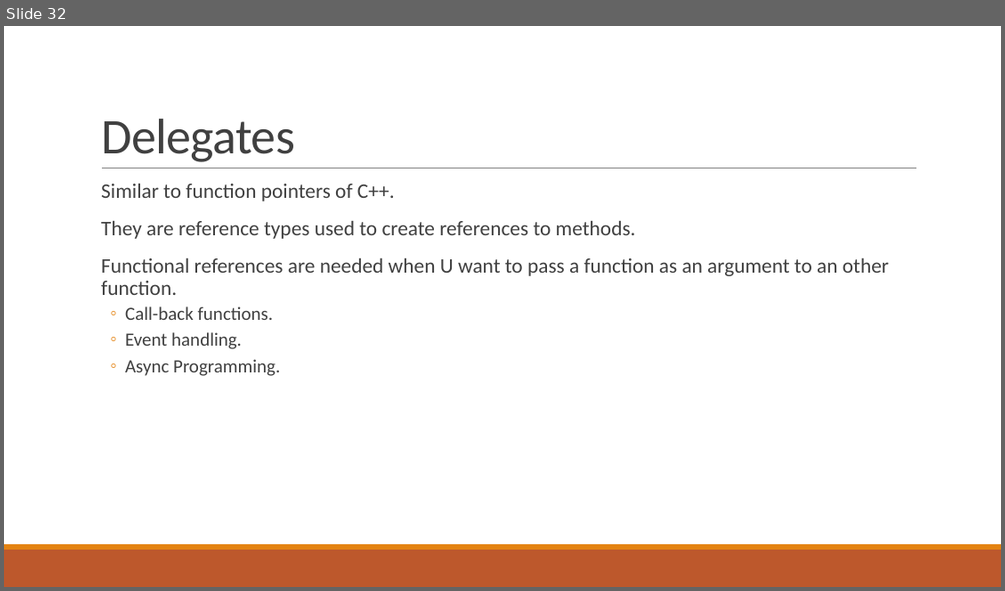
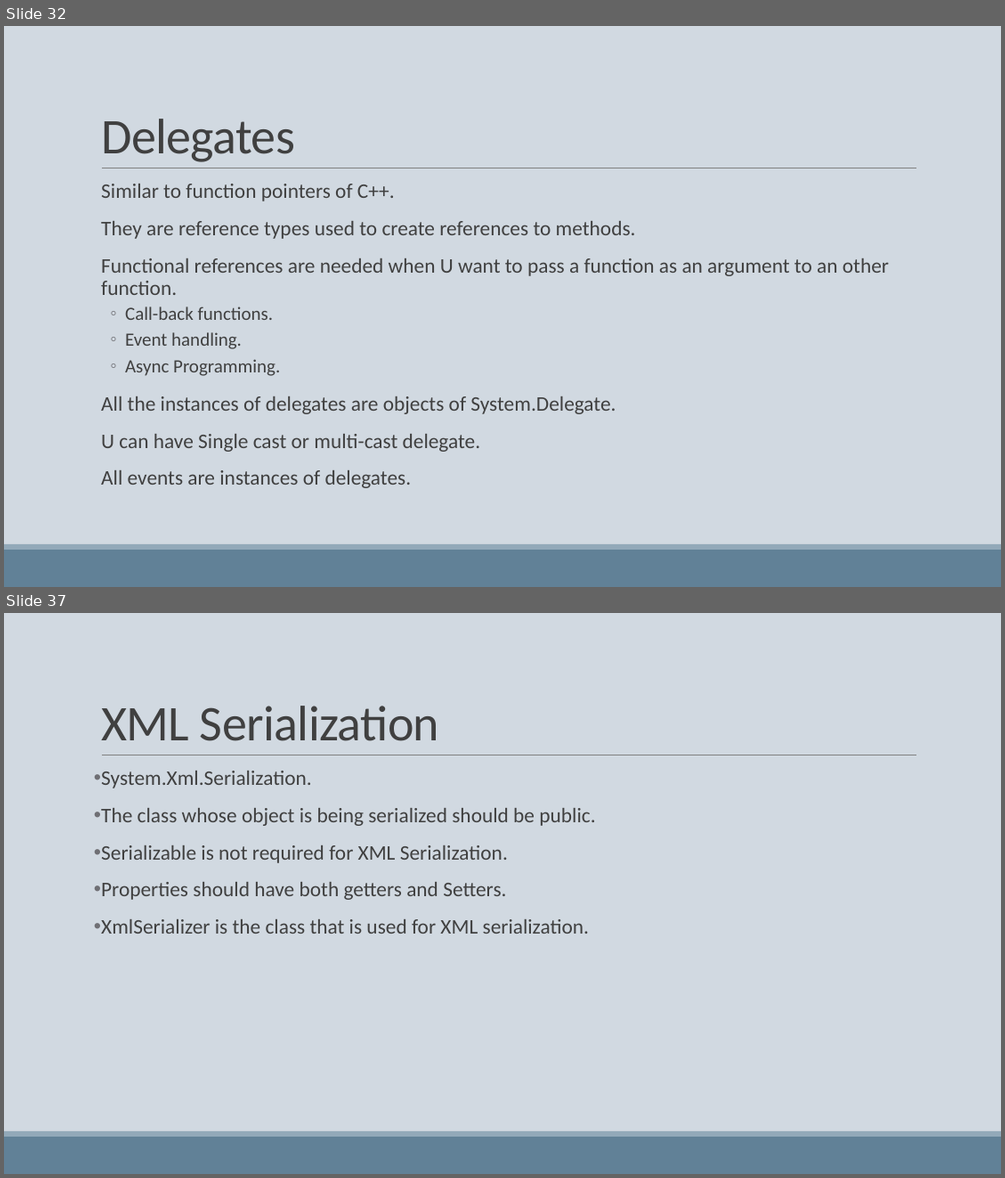
Before and after one commit to phani-rajbn/Nichi-In, a slide deck: MS-net.pptx. Shown one above the other, each under a label of ours: slide 32 before the commit, slides 32 and 37 after it; the slides between them are not shown. The pictures are 1005x591 and 1005x1178 pixels, drawn with LibreOffice and Linux fonts; fonts in the diff are those of the drawing. Boxes give left, top, right and bottom in pixels: in the first picture for what was removed or moved away, otherwise in the second. Text is boxed around its words. In the diff, an @@ line names an element or a change of style, - is before the commit and + after.

```diff
--- a/MS-net.pptx
+++ b/MS-net.pptx
@@ slide 37 added at box(4, 613, 1001, 1174), background #D1D9E1; not listed: 3 template elements that a slide beside it also shows @@
@@ title added at box(101, 706, 439, 741), 48 pt, text #404040 @@
+XML Serialization
@@ text added at box(101, 771, 595, 933), 20 pt, text #404040 @@
+• System.Xml.Serialization.
+• The class whose object is being serialized should be public.
+• Serializable is not required for XML Serialization.
+• Properties should have both getters and Setters.
+• XmlSerializer is the class that is used for XML serialization.
@@ slide 32 changed as well @@
@@ background #FFFFFF to #D1D9E1 @@
@@ text at box(101, 184, 889, 376): bullet colour #E48312 to #6F6F74 @@
@@ text at box(101, 396, 615, 488): paragraphs added @@
+  All the instances of delegates are objects of System.Delegate.
+  U can have Single cast or multi-cast delegate.
+  All events are instances of delegates.
@@ rectangle at box(4, 549, 1001, 587): fill #BD582C to #618197 @@
@@ rectangle at box(4, 544, 1001, 549): fill #E48312 to #92A9B9 @@
```
Also in this commit, not shown: 31 other slides changed, 4 other slides added.
